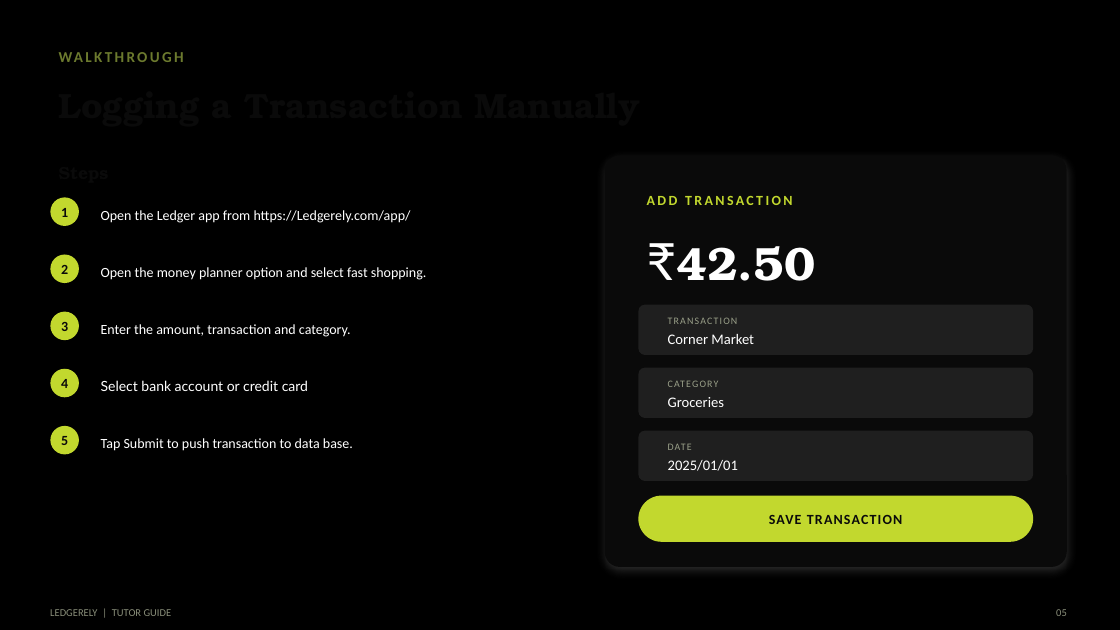
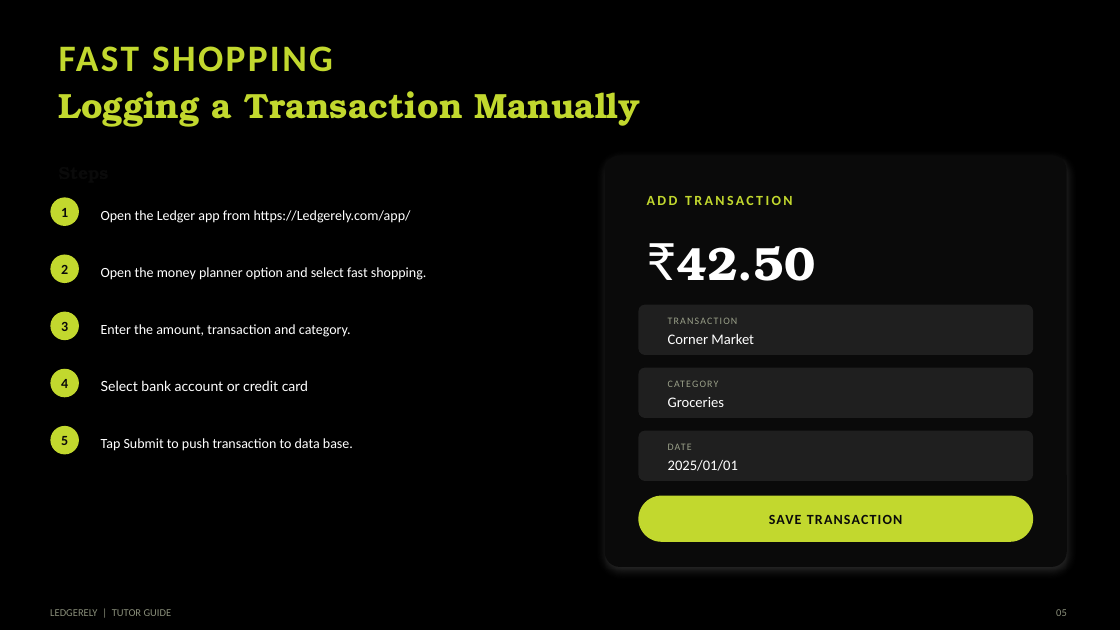
Before and after one commit to bharani-palani/ledgerely, a slide deck: slide 8 of LedgerelyTutorGuide.pptx (slide 9 before the commit). Drawn at 1120x630 pixels with LibreOffice and Linux fonts; fonts in the diff are those of the drawing. Boxes give left, top, right and bottom in pixels: in the first picture for what was removed or moved away, otherwise in the second. Text is boxed around its words. In the diff, an @@ line names an element or a change of style, - is before the commit and + after.

```diff
--- a/LedgerelyTutorGuide.pptx
+++ b/LedgerelyTutorGuide.pptx
@@ text at (59, 46, 333, 72): text changed; size 13 to 32 pt; text colour #6C7A2E to #C2D82E @@
-WALKTHROUGH
+FAST SHOPPING
@@ text added at (59, 91, 640, 127), 30 pt, text #C2D82E, bold @@
+Logging a Transaction Manually
```
Also in this commit, not shown: 4 other slides changed, 2 slides added, 3 slides removed, 10 other files.
